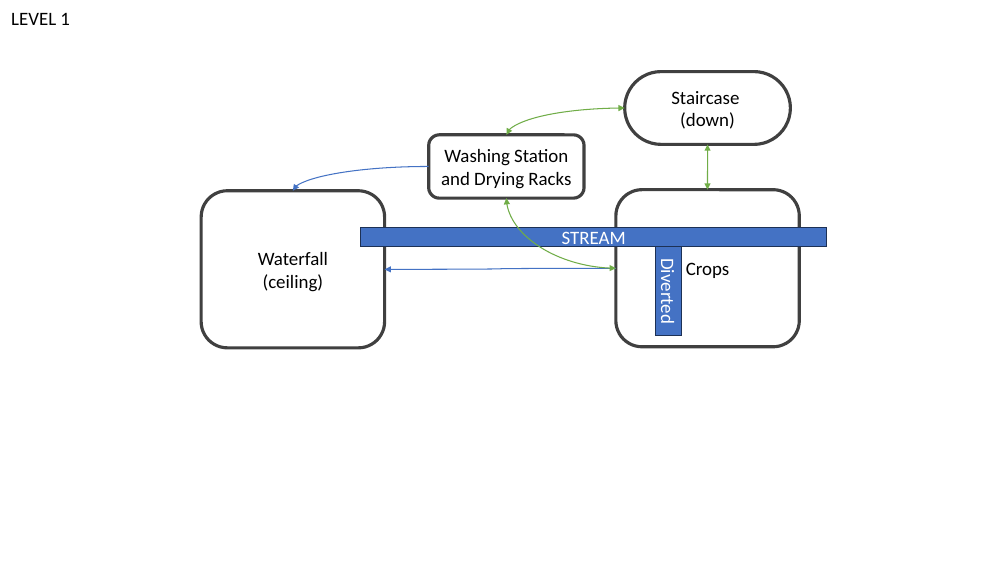
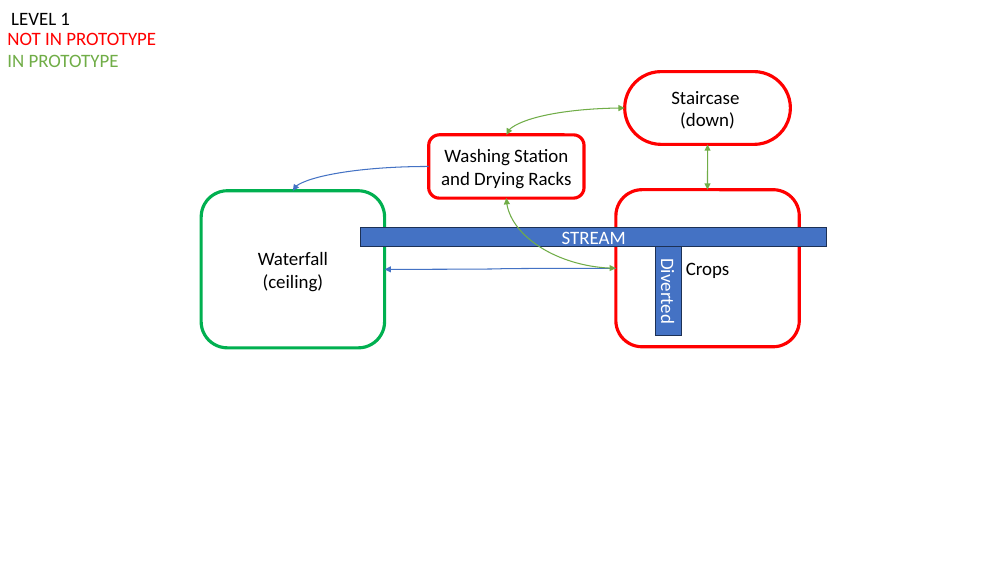
Before and after one commit to Tchetchouille/ijo-musi, a slide deck: slide 2 of Design Documents/Space/Temple Plan V1.pptx (slide 3 before the commit). Drawn at 1008x567 pixels with LibreOffice and Linux fonts; fonts in the diff are those of the drawing. Boxes give left, top, right and bottom in pixels: in the first picture for what was removed or moved away, otherwise in the second. Text is boxed around its words. In the diff, an @@ line names an element or a change of style, - is before the commit and + after.

```diff
--- a/Design Documents/Space/Temple Plan V1.pptx
+++ b/Design Documents/Space/Temple Plan V1.pptx
@@ text added at <box>7,32,156,45</box>, 18 pt, text #FF0000 @@
+NOT IN PROTOTYPE
@@ text added at <box>7,54,119,67</box>, 18 pt, text #70AD47 @@
+IN PROTOTYPE
@@ outline #404040 3 pt to #FF0000 3 pt in 3 elements at <box>616,190,800,347</box>, <box>625,72,790,144</box>, <box>429,135,584,198</box> @@
@@ rounded rectangle "Waterfall" at <box>201,191,385,348</box>: outline #404040 3 pt to #00B050 3 pt @@
```
Also in this commit, not shown: 4 other slides changed, 1 slide removed, 20 other files.
